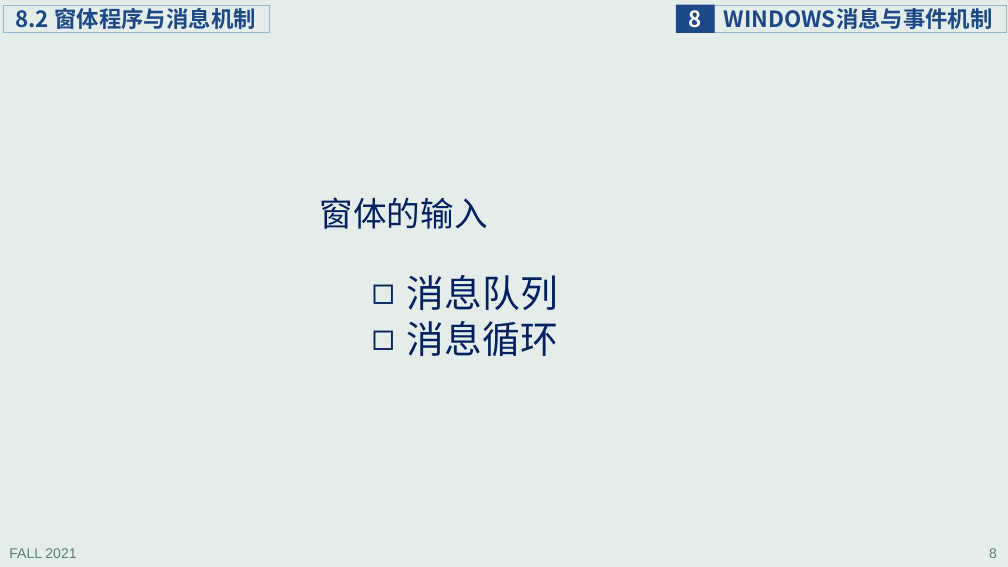
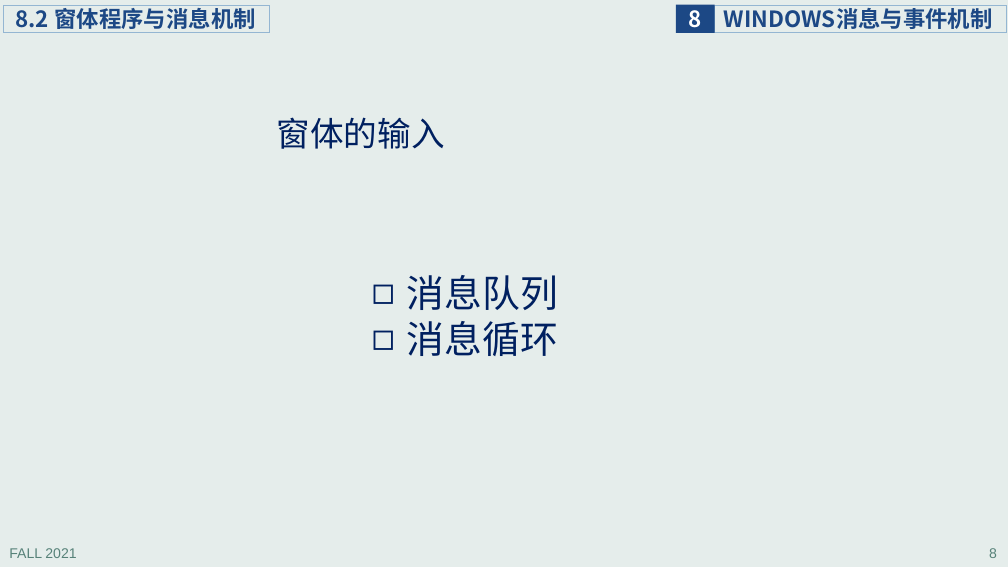
Before and after one commit to principleWindows/win-principle-2021, a slide deck: slide 8 of slides/instruction/principleWindows_8.pptx. Drawn at 1008x567 pixels with LibreOffice and Linux fonts; fonts in the diff are those of the drawing. Boxes give left, top, right and bottom in pixels: in the first picture for what was removed or moved away, otherwise in the second. Text is boxed around its words. In the diff, an @@ line names an element or a change of style, - is before the commit and + after.

```diff
--- a/slides/instruction/principleWindows_8.pptx
+++ b/slides/instruction/principleWindows_8.pptx
@@ title "窗体的输入": place and size @@
-title "窗体的输入" at <box>320,197,488,229</box>
+title "窗体的输入" at <box>277,117,445,149</box>
```
Also in this commit, not shown: 12 other slides changed, 1 slide added, 1 slide removed, 9 other files.
